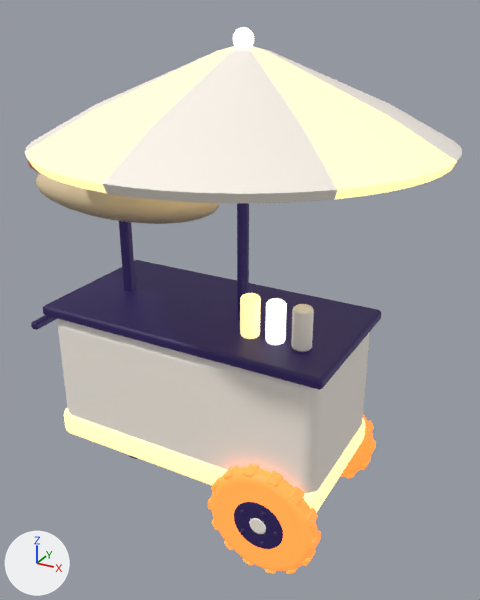
An edit to the glTF model public/models/hotdog_cart.glb, drawn before and after from the same camera.
Rendered twice from a 50 mm camera at (1.74, -2.83, 2.7) aimed at (0.15, 0.06, 1.25). The lights are fixed; the arrows at lower left show +X, +Y and +Z. The older version comes first. Where no turn or scale is listed for an object, it has been applied to the vertices. Vertices at exactly the same position are counted once.

Objects in the first picture: 'hotdog_cart'.
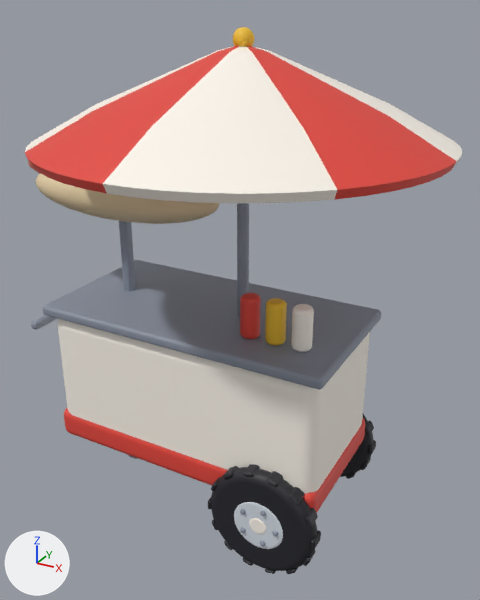
Pixel boxes (x1, y1, x2, y2) of what changed, in the pictures (480 x 600 px; the box of a moved part takes in the faces that stretch with it):
part 1 of me_hotdog_cart_004, moved or reshaped: (28, 161, 220, 224) in both
part 2 of me_hotdog_cart_004, moved or reshaped: (233, 27, 254, 47) in both
part 3 of me_hotdog_cart_004, surface changed: (25, 27, 460, 574) in both

Edits to the bpy script that builds the scene:
```text
Change me_hotdog_cart_004:
    where me_hotdog_cart_004.from_pydata(...)  # 6478 vertices, 12716 faces; spans x -1.22..1.22, y -1.0..1.0, z -1.31..1.31
    used by ob_hotdog_cart; location = (-0.016, 0.0, 1.308)
    me_hotdog_cart_004 part 1: 1165 of 6478 vertices moved; they spanned x -1.22..0.15, y -0.24..0.24, z 0.32..0.67 and now span x -1.22..0.15, y -0.24..0.24, z 0.32..0.67; mean shift (0.0, 0.0, 0.0); largest move (0.1, 0.0, 0.52) -> (-0.79, 0.0, 0.66)
    me_hotdog_cart_004 part 2: 105 of 6478 vertices moved; they spanned x 0.17..0.27, y -0.05..0.05, z 1.21..1.31 and now span x 0.17..0.27, y -0.05..0.05, z 1.21..1.31; mean shift (0.0, 0.0, 0.0); largest move (0.23, -0.04, 1.28) -> (0.18, 0.03, 1.28)
    me_hotdog_cart_004 part 3: 10224 kept faces spanning x -1.1..1.22, y -1.0..1.0, z -1.31..1.31 get new texture (UV) coordinates
```
